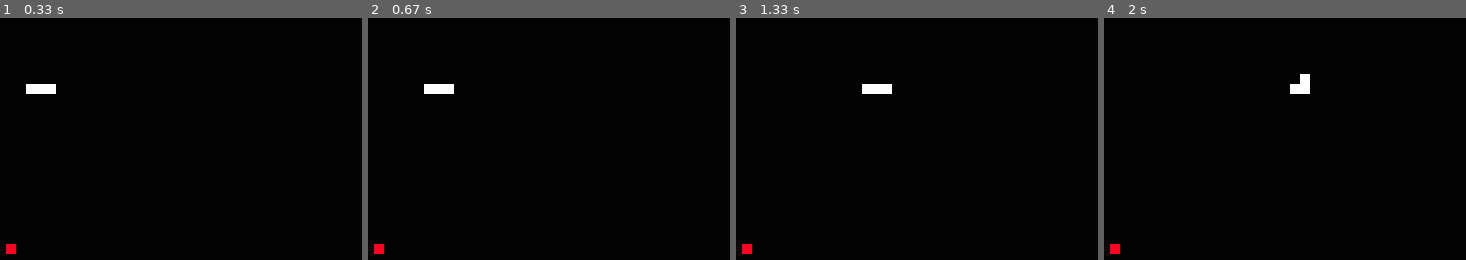
Above: before the commit, frames 1-4 (left to right).
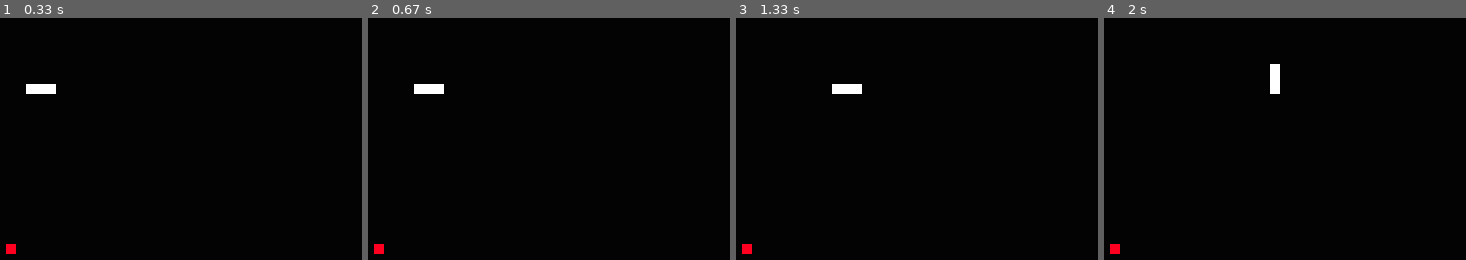
Above: after the commit, the same moments.

Repository: BlinfoldKing/Snake-Collection
Game: pygame game, started from Pygame.py/main.py
Two runs of this game, one before a commit and one after it. Both use one fixed random seed, a clock stepped at 60 frames per second and the inputs below.
Inputs:
- Up to frame 1 (0.33 s): no input
- Up to frame 2 (0.67 s): tap Space at 0.33 s
- Up to frame 3 (1.33 s): hold Space 0.67-1.13 s; hold Right 0.67-1.13 s
- Up to frame 4 (2 s): hold Up from 1.67 s (still down)

Frame 1 is identical in both runs. In frame 2, 0.2% of the frame differs, in the area x 12-24%, y 27-32%; in frame 3, 0.7%, in the area x 26-44%, y 27-32%; in frame 4, 0.7%.

Commit message:
add pause button

Diff:
--- a/Pygame.py/main.py
+++ b/Pygame.py/main.py
@@ -69,6 +69,8 @@
     running = True
     food = [0, 0]
 
+    pause = False
+
     def __init__(self):
         random.seed(1)
         pg.init()
@@ -91,13 +93,13 @@
 
         if (self.snake.isDeath()):
             self.reset()
-
-        self.snake.move()
-        if self.snake.eat(self.food):
-            self.generateFood()
-            self.snake.grow()
-        pg.time.delay(100)
-        pg.display.flip()
+        if not self.pause:
+            self.snake.move()
+            if self.snake.eat(self.food):
+                self.generateFood()
+                self.snake.grow()
+            pg.time.delay(100)
+            pg.display.flip()
 
     def Draw(self):
         self.screen.fill(BLACK)
@@ -126,6 +128,8 @@
                     self.snake.changeDir(Direction.LEFT)
                 elif event.key == pg.K_RIGHT and self.snake.dir != Direction.LEFT:
                     self.snake.changeDir(Direction.RIGHT)
+                elif event.key == pg.K_SPACE:
+                    self.pause = not self.pause
 
 
 
